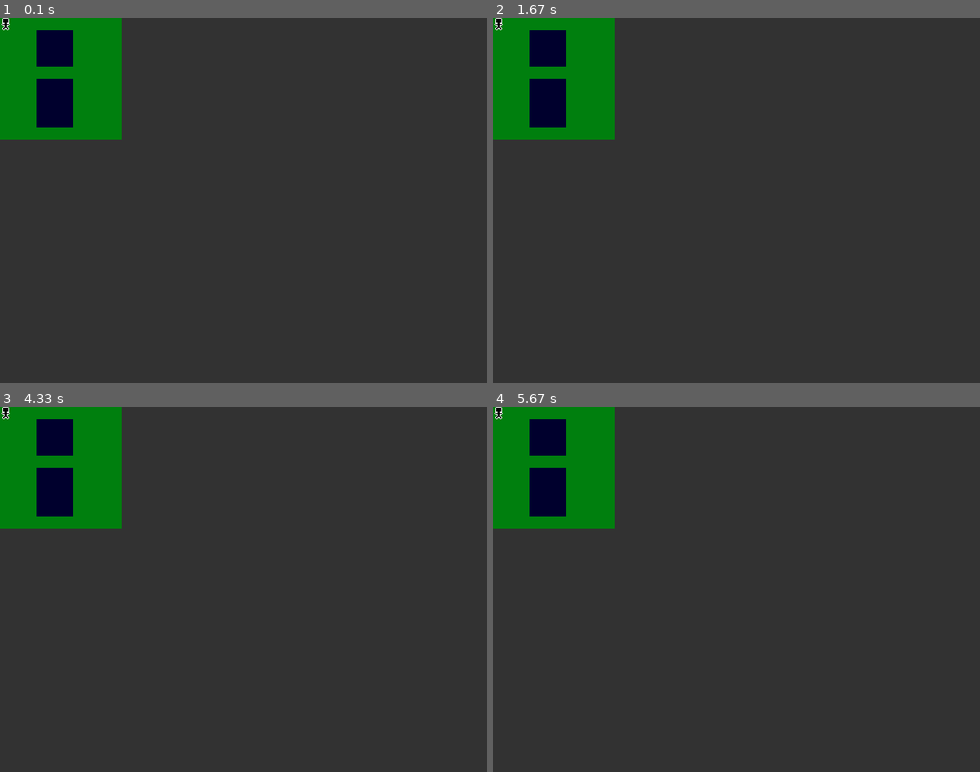
Above: before the commit, frames 1-4 (two rows, left to right).
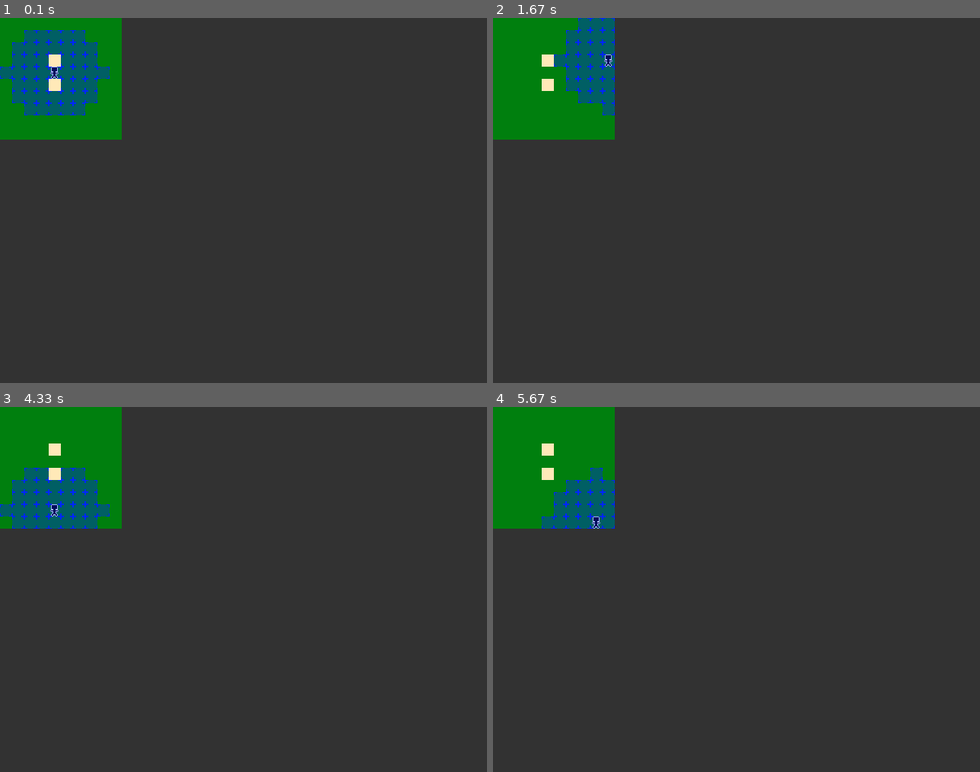
Above: after the commit, the same moments.

Repository: alexan32/my-pygame
Game: pygame game, started from Main.py
Two runs of this game, one before a commit and one after it. Both use one fixed random seed, a clock stepped at 60 frames per second and the inputs below.
Inputs (mouse positions are in pixels of both pictures, inside the frame that each line leads up to):
- Up to frame 1 (0.1 s): no input
- Up to frame 2 (1.67 s): press the mouse at (794, 233) at 1.37 s; move the mouse to (702, 149) at 1.47 s; release the mouse at (609, 65) at 1.6 s
- Up to frame 3 (4.33 s): press the mouse at (301, 622) at 3.77 s; move the mouse to (180, 563) at 3.87 s; move the mouse to (58, 509) at 3.97 s; release the mouse at (58, 509) at 4 s
- Up to frame 4 (5.67 s): hold Down 5.13-5.5 s; click (595, 520) at 5.22 s

The runs differ from the first frame. In frame 1, 4.2% of the frame differs, in the area x 0-23%, y 0-30%; in frame 2, 4.0%; in frame 3, 3.7%; in frame 4, 3.4%.

Commit message:
valid move detection

Diff:
--- a/Main.py
+++ b/Main.py
@@ -30,11 +30,12 @@
 pygame.mouse.set_cursor(pygame.cursors.arrow)
 
 
-worldGrid = Grid(loadWorldDataFromPath('./resources/level/map.json'))
-print(worldGrid.getNeighbors(1, 1))
+worldGrid = loadWorldDataFromPath('./resources/level/map.json')
 
-# tileIndicator = TileIndicator('./resources/images/tiles/indicator.png')
-player = GridAgent(6, worldGrid)
+player = GridAgent(4)
+player.gridPosition = 4, 4
+player.getAvailableMovement(worldGrid['collision'])
+player.showMovement = True
 
 def main():
     # GAME LOOP
@@ -57,21 +58,21 @@
     player_controller.update(dt)
     x, y = pygame.mouse.get_pos()
 
-
-
-    tileX, tileY = int(x / environment.TILE_WIDTH), int(y / environment.TILE_HEIGHT)
-    # tileIndicator.set_position(tileX * environment.TILE_WIDTH, tileY * environment.TILE_HEIGHT)
+    if eventBus['mouse'] != None:
+        # tileIndicator.set_position(tileX * environment.TILE_WIDTH, tileY * environment.TILE_HEIGHT)
+        player.gridPosition = int(x / environment.TILE_WIDTH), int(y / environment.TILE_HEIGHT)
+        player.getAvailableMovement(worldGrid['collision'])
 
 
 def render(dt):
     screen.fill(background)
 
     # improve with blits?
-    for y in range(worldGrid.height):
-        for x in range(worldGrid.width):
-            cell = worldGrid.getCell(x, y)
-            if cell != None:
-                cell.render(screen, x * environment.TILE_WIDTH, y * environment.TILE_HEIGHT)
+    for y in range(worldGrid['layer_1'].height):
+        for x in range(worldGrid['layer_1'].width):
+            tile = worldGrid['layer_1'].getCell(x, y)
+            if tile != None:
+                tile.render(screen, x * environment.TILE_WIDTH, y * environment.TILE_HEIGHT)
 
     player.render(screen)
 
--- a/classes.py
+++ b/classes.py
@@ -1,5 +1,7 @@
 import pygame
 import logging
+import copy
+import environment
 
 # LOGGING
 logger=logging.getLogger()
@@ -72,11 +74,11 @@
 
 
 """
-basically a wrapper around a 2d list
+basically a wrapper around a 2d list for building the map/performing pathfinding
 """
 class Grid():
 
-    def __init__(self, list2d, initialCount=0):
+    def __init__(self, list2d):
         self.values = []
         self.height = len(list2d)
         self.width = len(list2d[0])
@@ -93,6 +95,61 @@
             return self.values[y][x]
         except:
             return None
+
+    def setCell(self, x, y, value):
+        self.values[y][x] = value
+
+
+"""
+Grid that provides functionality for pathfinding. expects a 2d list with a value of
+-1 for each tile that is not passable, and a high number for walkable tiles.
+    ie:     99 99 99 99
+            99 -1 99 99
+            99 -1 -1 99
+            99 99 99 99
+"""
+class CollisionGrid(Grid):
+
+    def __init__(self, list2d):
+        super().__init__(list2d)
+
+    def getReachableTiles(self, startX, startY, movement):
+        collisionList = copy.deepcopy(self.values)
+        collisionList [startY][startX] = 0
+
+        for row in collisionList:
+            rowString = ""
+            for val in row:
+                rowString += f"{val}".ljust(4)
+            print(rowString)
+
+        queue = [(startX, startY)]
+        reachable = []
+
+        while len(queue) > 0:
+            currentNode = queue.pop(0)
+            currentNodeValue = collisionList[currentNode[1]][currentNode[0]]
+
+            neighbors = self.getNeighbors(currentNode[0], currentNode[1])
+
+            for neighbor in neighbors:
+                value = collisionList[neighbor[1]][neighbor[0]]
+                moveCost = 1.5 if neighbor[0] - currentNode[0] != 0 and neighbor[1] - currentNode[1] != 0 else 1.0
+                if value > currentNodeValue + moveCost and currentNodeValue + moveCost <= movement:
+                    collisionList[neighbor[1]][neighbor[0]] = currentNodeValue + moveCost
+                    queue.append(neighbor)
+
+            if currentNode not in reachable:
+                reachable.append(currentNode)
+
+        print()
+        for row in collisionList:
+            rowString = ""
+            for val in row:
+                rowString += f"{val}".ljust(4)
+            print(rowString)
+
+        return reachable
 
     def getNeighbors(self, x, y):
         neighbors = []
@@ -107,9 +164,15 @@
             neighbors.append((x, y-1))
         if reachable(x, y+1):
             neighbors.append((x, y+1))
+        if reachable(x-1, y-1):
+            neighbors.append((x-1, y-1))
+        if reachable(x-1, y+1):
+            neighbors.append((x-1, y+1))
+        if reachable(x+1, y-1):
+            neighbors.append((x+1, y-1))
+        if reachable(x+1, y+1):
+            neighbors.append((x+1, y+1))
         return neighbors
-
-
 
 
 """Drawn onto the screen to show which tile the mouse is currently over"""
@@ -125,22 +188,23 @@
             self.image.render(screen, self.x, self.y)
 
 
-class GridAgent(Position):
-
-    def __init__(self, movement, grid):
-        super().__init__()
-        self.grid = grid
+class GridAgent():
+
+    def __init__(self, movement):
         self.gridPosition = 0, 0
         self.movement = movement
         self.image = Image("./resources/images/characters/player.png")
         self.tileIndicator = TileIndicator("./resources/images/tiles/indicator.png")
         self.showMovement = False
-
-    def findMoves(self):
-        visited = {
-            str(self.gridPosition[0], self.gridPosition[1]): {"x": self.gridPosition[0], "y": self.gridPosition[1], "cost": 0}
-        }
-
+        self.availableMovement = []
+
+    def getAvailableMovement(self, collisionGrid):
+        self.availableMovement = collisionGrid.getReachableTiles(self.gridPosition[0], self.gridPosition[1], self.movement)
 
     def render(self, screen):
-        self.image.render(screen, self.x, self.y)
+        self.image.render(screen, self.gridPosition[0] * environment.TILE_WIDTH, self.gridPosition[1] * environment.TILE_HEIGHT)
+
+        if self.showMovement:
+            for coords in self.availableMovement:
+                self.tileIndicator.set_position(coords[0] * environment.TILE_WIDTH, coords[1]* environment.TILE_HEIGHT)
+                self.tileIndicator.render(screen)
--- a/gamefunc.py
+++ b/gamefunc.py
@@ -1,8 +1,10 @@
 import json
 import environment
-from classes import TileMap, TileSurface
+from classes import TileMap, TileSurface, Grid, CollisionGrid
 
-
+"""
+returns a dictionary of grids containing layer data
+"""
 def loadWorldDataFromPath(path, tileWidth=None, tileHeight=None):
     with open(path) as f:
         _map = json.load(f)
@@ -12,13 +14,20 @@
     tileHeight = environment.TILE_HEIGHT if tileHeight == None else tileHeight
     tileMap = TileMap(f"./resources/images/tiles/{_map['tileset']}", tileWidth, tileHeight)
 
+    allLayers = {}
+
     # build grid
-    gridJson = _map['grid']
-    grid = []
-    for y in range(len(gridJson)):
-        grid.append([])
-        for x in range(len(gridJson[y])):
-            surface = tileMap.getSurface(gridJson[y][x])
-            grid[y].append(TileSurface(surface))
+    layerJson = _map['layer_1']
+    layer_1 = []
+    for y in range(len(layerJson)):
+        layer_1 .append([])
+        for x in range(len(layerJson[y])):
+            surface = tileMap.getSurface(layerJson[y][x])
+            layer_1 [y].append(TileSurface(surface))
 
-    return grid
+    allLayers = {
+        "layer_1": Grid(layer_1),
+        "collision": CollisionGrid(_map['collision'])
+    }
+
+    return allLayers
--- a/resources/level/cell.json
+++ /dev/null
@@ -1,11 +0,0 @@
-{
-    "layers": {
-        "0": 0,
-        "1": null,
-        "2": null
-    },
-    "properties": {
-        "collision": "SOLID",
-        "event": null
-    }
-}
--- a/resources/level/map.json
+++ b/resources/level/map.json
@@ -1,27 +1,28 @@
 {
     "tileset": "test.png",
-    "grid": [
+    "layer_1": [
         [0, 0, 0, 0, 0, 0, 0, 0, 0, 0],
-        [0, 0, 0, 3, 3, 3, 0, 0, 0, 0],
-        [0, 0, 0, 3, 3, 3, 0, 0, 0, 0],
-        [0, 0, 0, 3, 3, 3, 0, 0, 0, 0],
         [0, 0, 0, 0, 0, 0, 0, 0, 0, 0],
-        [0, 0, 0, 3, 3, 3, 0, 0, 0, 0],
-        [0, 0, 0, 3, 3, 3, 0, 0, 0, 0],
-        [0, 0, 0, 3, 3, 3, 0, 0, 0, 0],
-        [0, 0, 0, 3, 3, 3, 0, 0, 0, 0],
+        [0, 0, 0, 0, 0, 0, 0, 0, 0, 0],
+        [0, 0, 0, 0, 2, 0, 0, 0, 0, 0],
+        [0, 0, 0, 0, 0, 0, 0, 0, 0, 0],
+        [0, 0, 0, 0, 2, 0, 0, 0, 0, 0],
+        [0, 0, 0, 0, 0, 0, 0, 0, 0, 0],
+        [0, 0, 0, 0, 0, 0, 0, 0, 0, 0],
+        [0, 0, 0, 0, 0, 0, 0, 0, 0, 0],
         [0, 0, 0, 0, 0, 0, 0, 0, 0, 0]
     ],
-    "combined": [
-        [0, 0, 0, 0, 0, 0, 0, 0, 0, 0],
-        [0, 0, 0, 3, 3, 3, 0, 0, 0, 0],
-        [0, 0, 0, 3, 3, 3, 0, 0, 0, 0],
-        [0, 0, 0, 3, 3, 3, 0, 0, 0, 0],
-        [0, 0, 0, 0, 0, 0, 0, 0, 0, 0],
-        [0, 0, 0, 3, 3, 3, 0, 0, 0, 0],
-        [0, 0, 0, 3, 3, 3, 0, 0, 0, 0],
-        [0, 0, 0, 3, 3, 3, 0, 0, 0, 0],
-        [0, 0, 0, 3, 3, 3, 0, 0, 0, 0],
-        [0, 0, 0, 0, 0, 0, 0, 0, 0, 0]
+    "collision": [
+        [99, 99, 99, 99, 99, 99, 99, 99, 99, 99],
+        [99, 99, 99, 99, 99, 99, 99, 99, 99, 99],
+        [99, 99, 99, 99, 99, 99, 99, 99, 99, 99],
+        [99, 99, 99, 99, -1, 99, 99, 99, 99, 99],
+        [99, 99, 99, 99, 99, 99, 99, 99, 99, 99],
+        [99, 99, 99, 99, -1, 99, 99, 99, 99, 99],
+        [99, 99, 99, 99, 99, 99, 99, 99, 99, 99],
+        [99, 99, 99, 99, 99, 99, 99, 99, 99, 99],
+        [99, 99, 99, 99, 99, 99, 99, 99, 99, 99],
+        [99, 99, 99, 99, 99, 99, 99, 99, 99, 99]
     ]
+
 }
